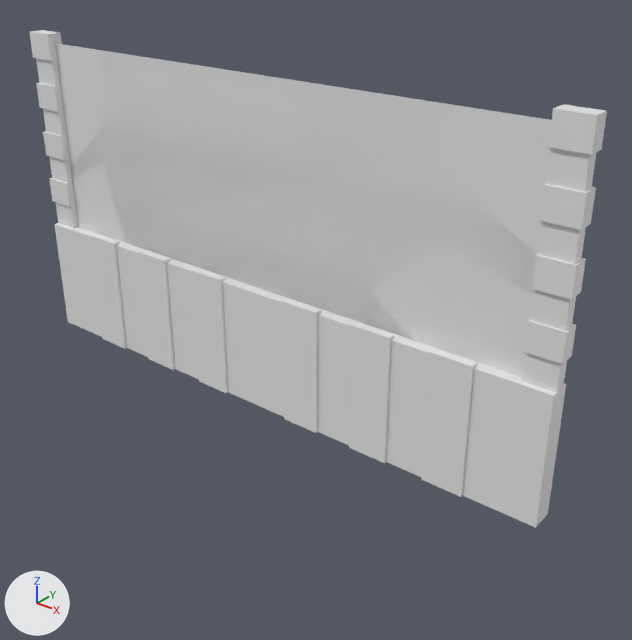
Two versions of the FBX model Assets/FBX AND TEXTURE/Frece/Frece.fbx, one commit apart.
Before and after are seen from a camera (50 mm lens) standing at (16.3, -17.7, 10.9) and looking at (1.5, 0.7, -0.5). The axes (+X, +Y, +Z) are drawn at lower left. The lights are the same throughout. Where no turn or scale is listed for an object, it has been applied to the vertices.

Objects in the first picture: 'Damage', 'Normal', 'Normal.001', 'Plane'.
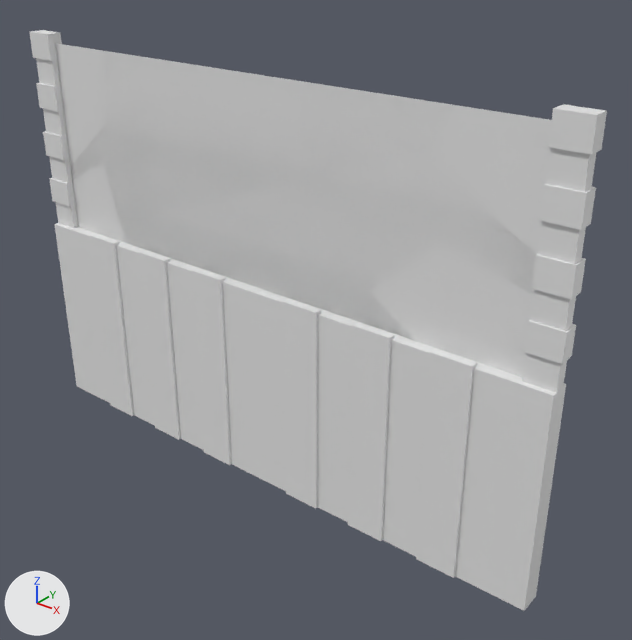
What the commit changed:
me_plane has 336 vertices, 334 faces and spans x -9.7..9.6, y -0.4..0.4, z -7.0..3.5.
me_plane is used by ob_plane; location (0.08, 0.0, 3.43).
me_plane part 1: all 92 vertices in x -9.7..9.5, y -0.4..0.4, z -7.0 are moved by (0.0, 0.0, -2.8).

What differs and where, as boxes (x1, y1, x2, y2) in the pictures (632 x 640 px; the box of a moved part takes in the faces that stretch with it):
'Plane', reshaped (17% taller): before (29, 30, 607, 528); after (29, 30, 607, 611)
part 1 of me_plane, moved or reshaped: before (68, 320, 548, 528); after (68, 320, 548, 611)
